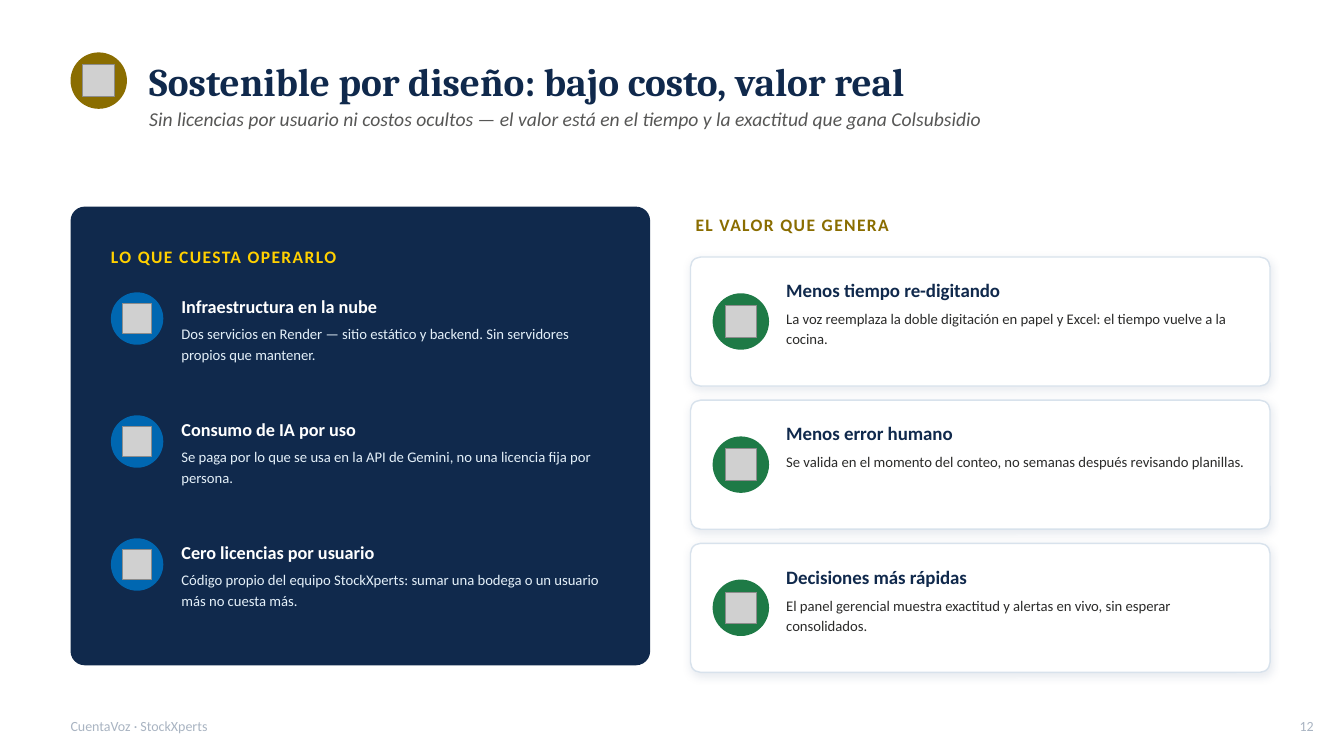
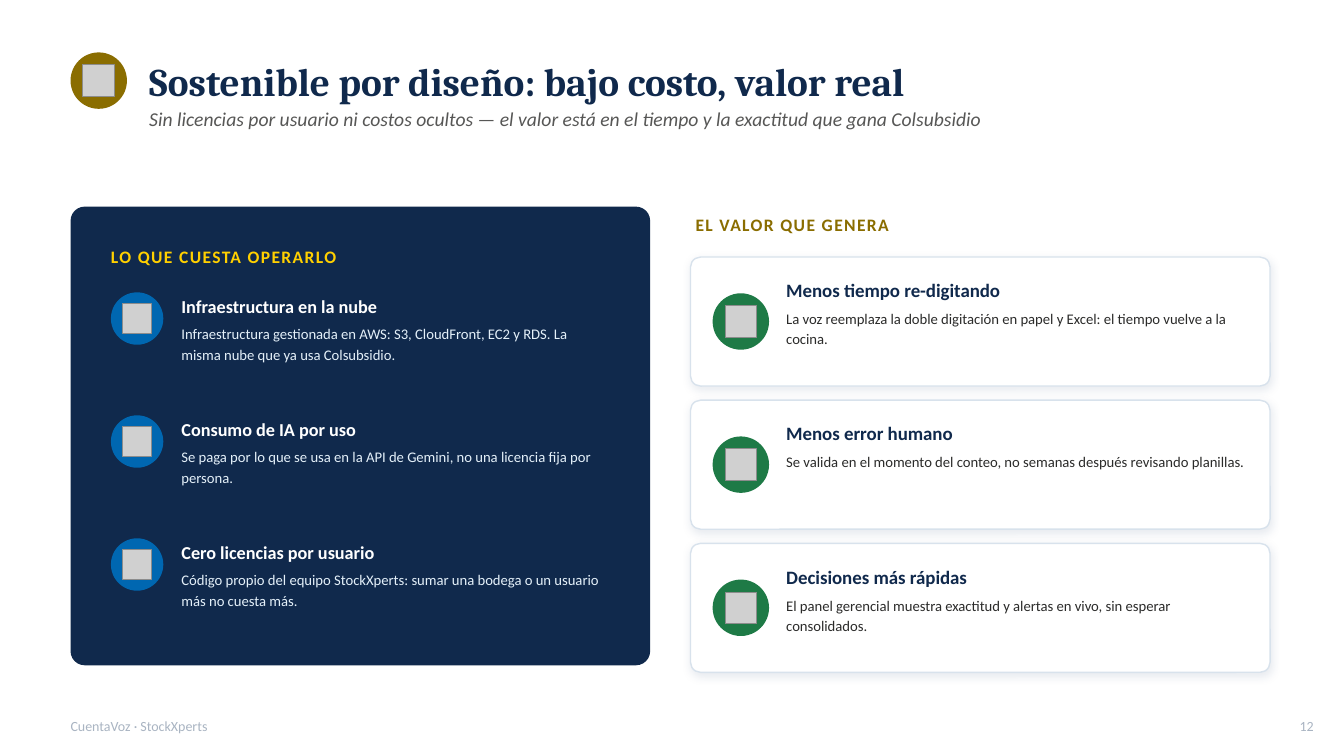
Before and after one commit to lnieto044/cuentavoz, a slide deck: slide 12 of docs/CuentaVoz_Colsubsidio_V2.pptx. Drawn at 1344x756 pixels with LibreOffice and Linux fonts; fonts in the diff are those of the drawing; grey boxes stand for pictures. Boxes give left, top, right and bottom in pixels: in the first picture for what was removed or moved away, otherwise in the second. Text is boxed around its words. In the diff, an @@ line names an element or a change of style, - is before the commit and + after.

```diff
--- a/docs/CuentaVoz_Colsubsidio_V2.pptx
+++ b/docs/CuentaVoz_Colsubsidio_V2.pptx
@@ text at (x1=181, y1=328, x2=567, y2=363): text changed @@
-Dos servicios en Render — sitio estático y backend. Sin servidores propios que mantener.
+Infraestructura gestionada en AWS: S3, CloudFront, EC2 y RDS. La misma nube que ya usa Colsubsidio.
```
Also in this commit, not shown: 5 other slides changed, 3 other files.
